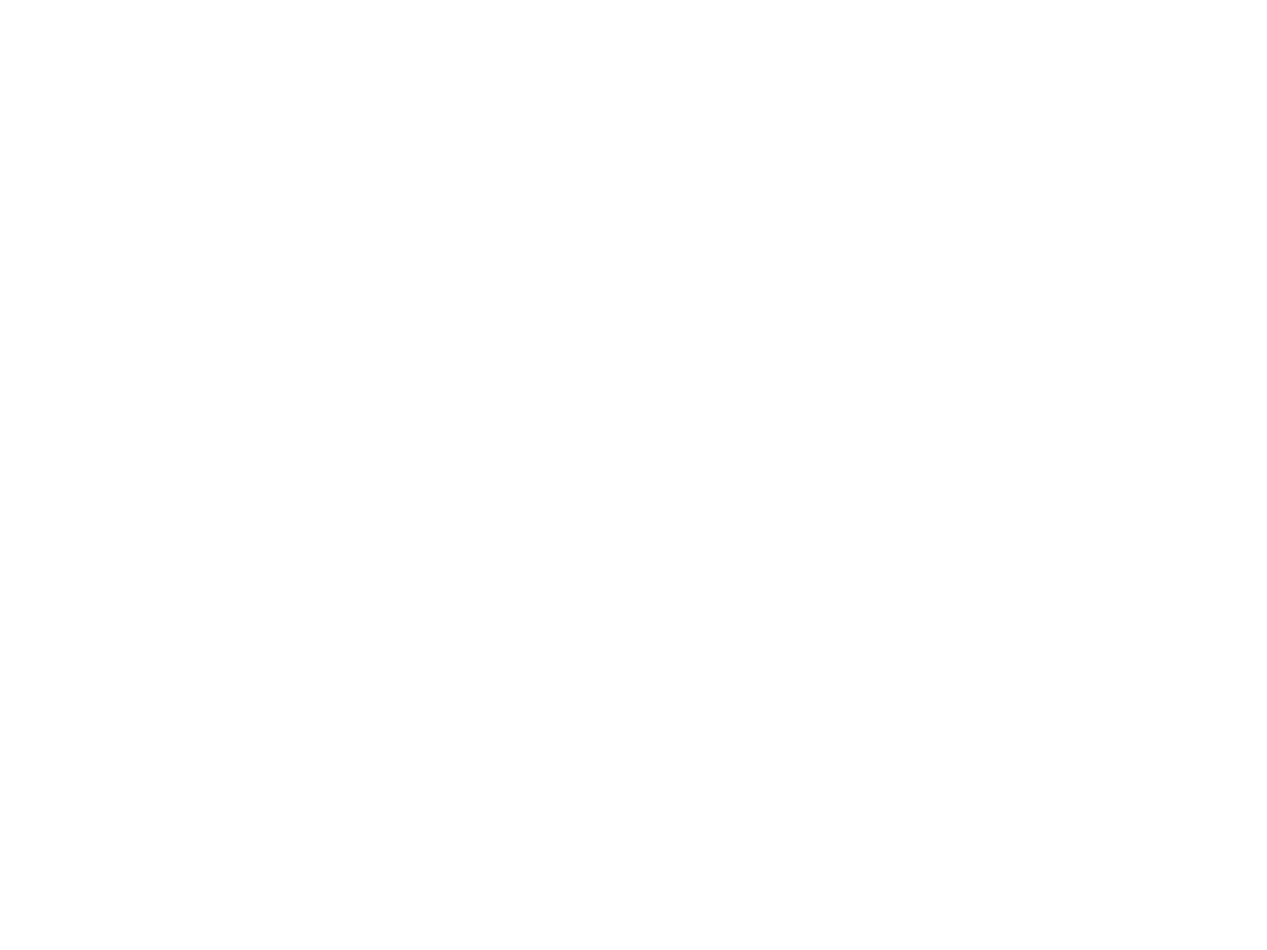
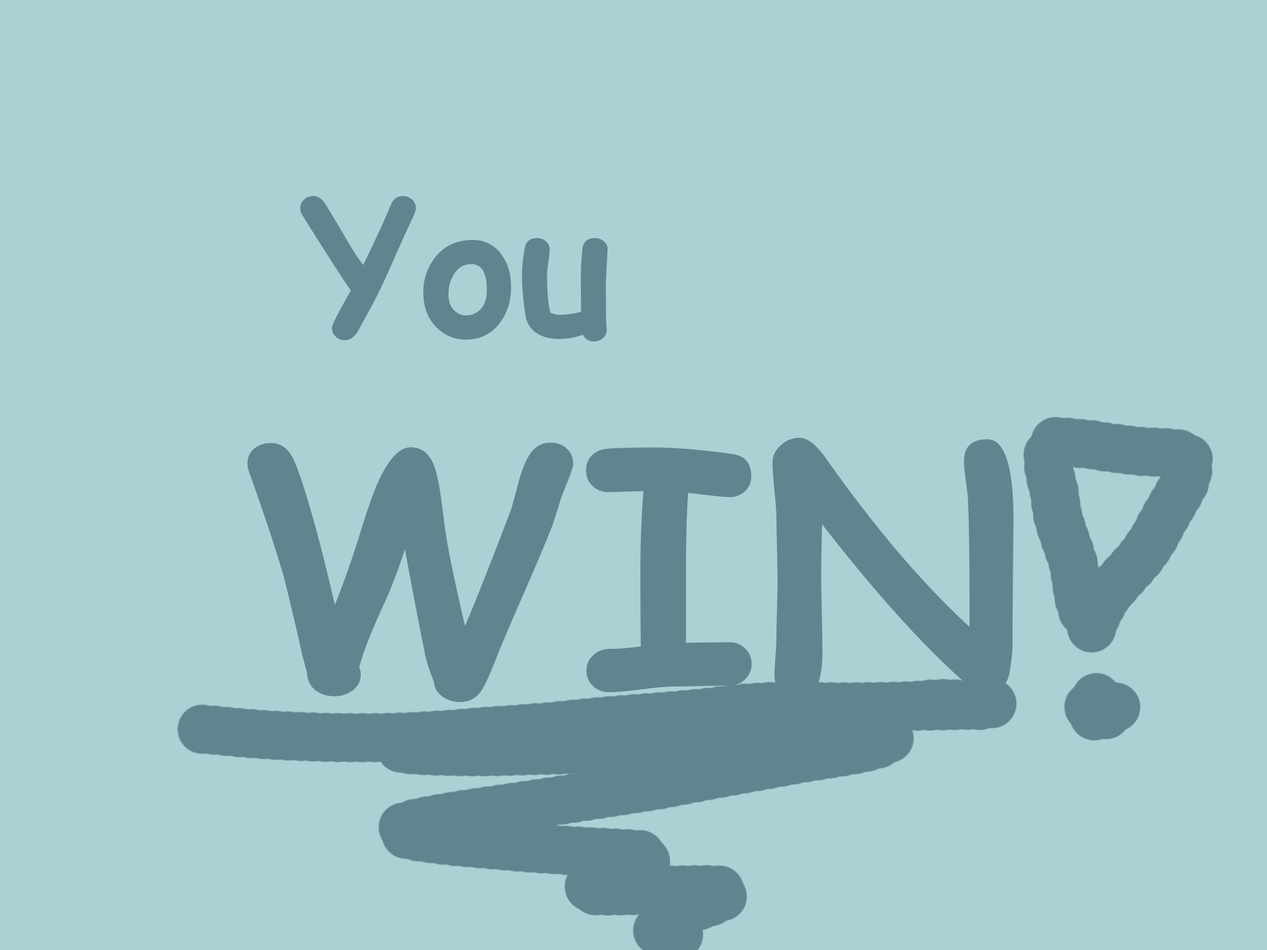
Revision of a layered 1267 × 950 image; what changed, layer by layer:
added layer "WIN" above "You" over left=176, top=415, right=1214, bottom=950
added layer "You" above "Layer 1" over left=299, top=196, right=608, bottom=342
added layer "Layer 1" above "Layer 0" over left=0, top=0, right=1267, bottom=950
